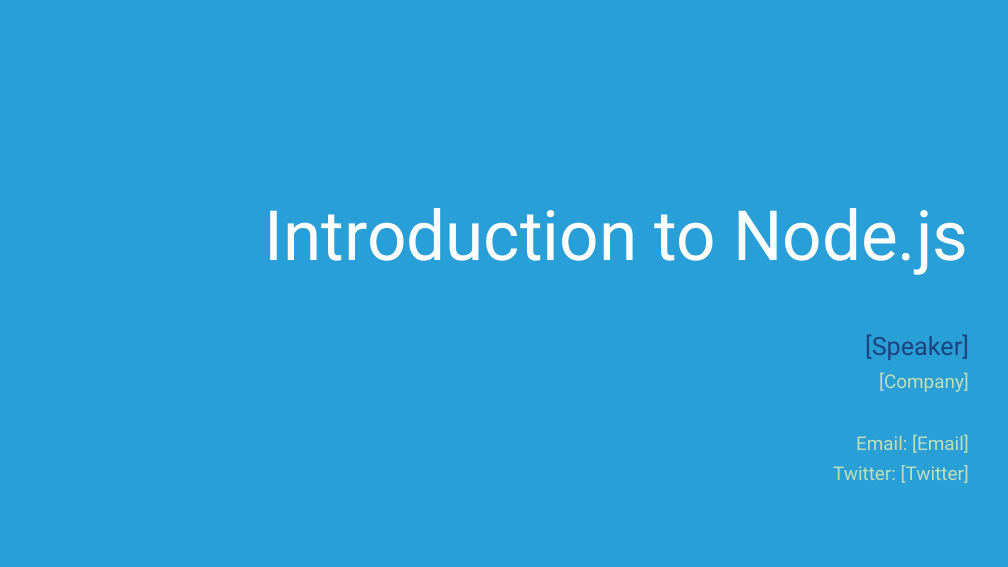
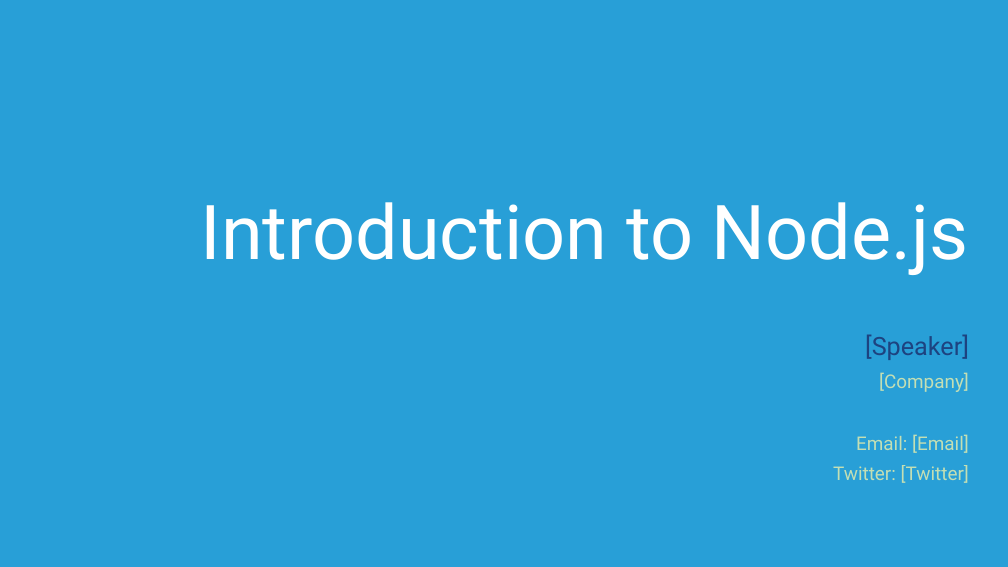
Before and after one commit to Microsoft-Web/NodeCamp, a slide deck: slide 1 of Presentation/IntroToNodeJS/IntroToNodeJS.pptx. Drawn at 1008x567 pixels with LibreOffice and Linux fonts; fonts in the diff are those of the drawing. Boxes give left, top, right and bottom in pixels: in the first picture for what was removed or moved away, otherwise in the second. Text is boxed around its words. In the diff, an @@ line names an element or a change of style, - is before the commit and + after.

```diff
--- a/Presentation/IntroToNodeJS/IntroToNodeJS.pptx
+++ b/Presentation/IntroToNodeJS/IntroToNodeJS.pptx
@@ title "Introduction to Node.js" at <box>201,202,969,275</box>: size 66 to 72 pt @@
```
Also in this commit, not shown: 1 other file.
